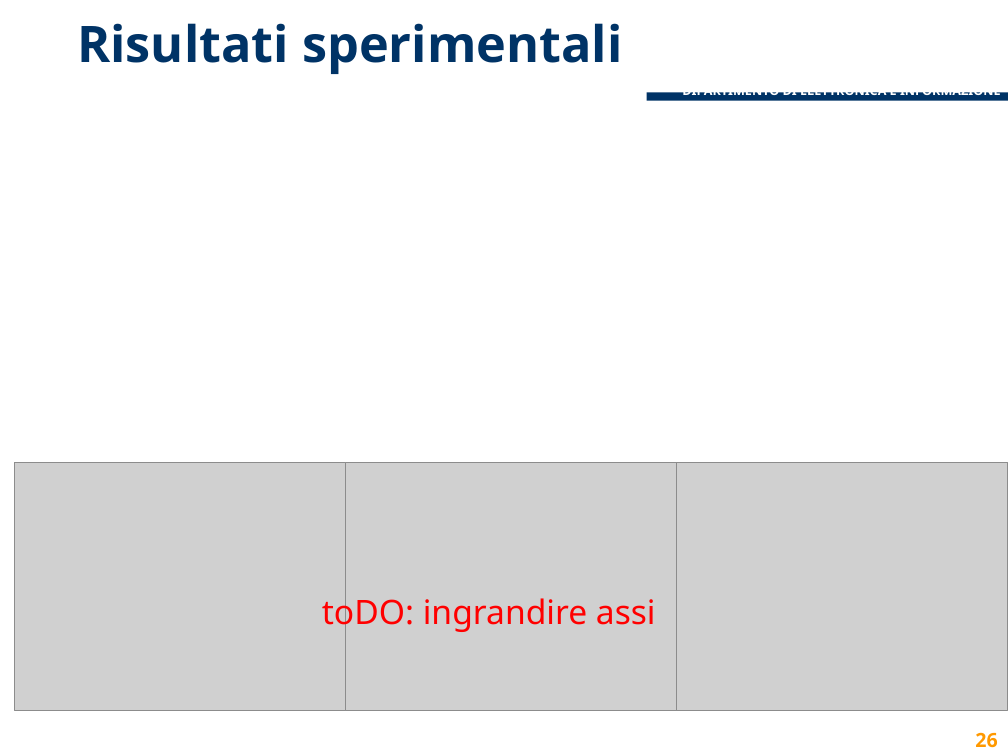
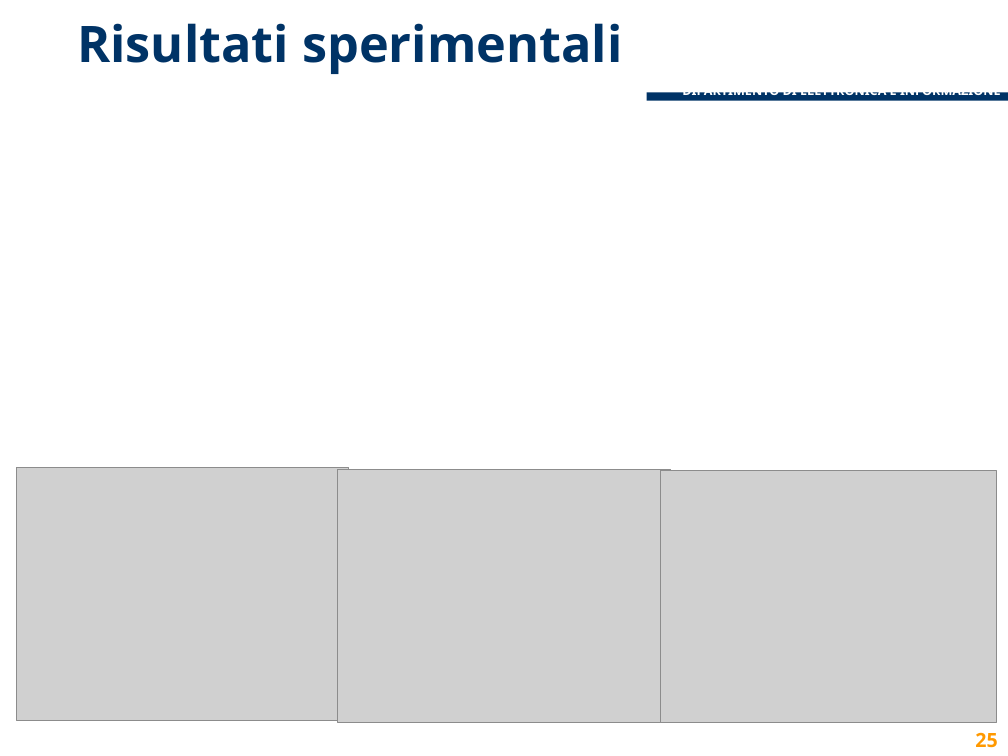
Before and after one commit to lcavagnispolimi/thesis_latex, a slide deck: slide 25 of presentazione_discussione.pptx (slide 26 before the commit). Drawn at 1008x756 pixels with LibreOffice and Linux fonts; fonts in the diff are those of the drawing; grey boxes stand for pictures; background and template pictures are left out. Boxes give left, top, right and bottom in pixels: in the first picture for what was removed or moved away, otherwise in the second. Text is boxed around its words. In the diff, an @@ line names an element or a change of style, - is before the commit and + after.

```diff
--- a/presentazione_discussione.pptx
+++ b/presentazione_discussione.pptx
@@ picture: place and size @@
-picture at (14, 463, 346, 711)
+picture at (16, 468, 349, 721)
@@ picture: place and size @@
-picture at (346, 463, 677, 711)
+picture at (338, 469, 670, 722)
@@ picture: place and size @@
-picture at (676, 463, 1008, 711)
+picture at (660, 471, 996, 723)
@@ text removed at (322, 593, 656, 634) @@
-toDO: ingrandire assi
@@ page number at (975, 732, 997, 748): text changed @@
-26
+25
```
Also in this commit, not shown: 6 other slides changed, 1 slide added, 2 slides removed.
